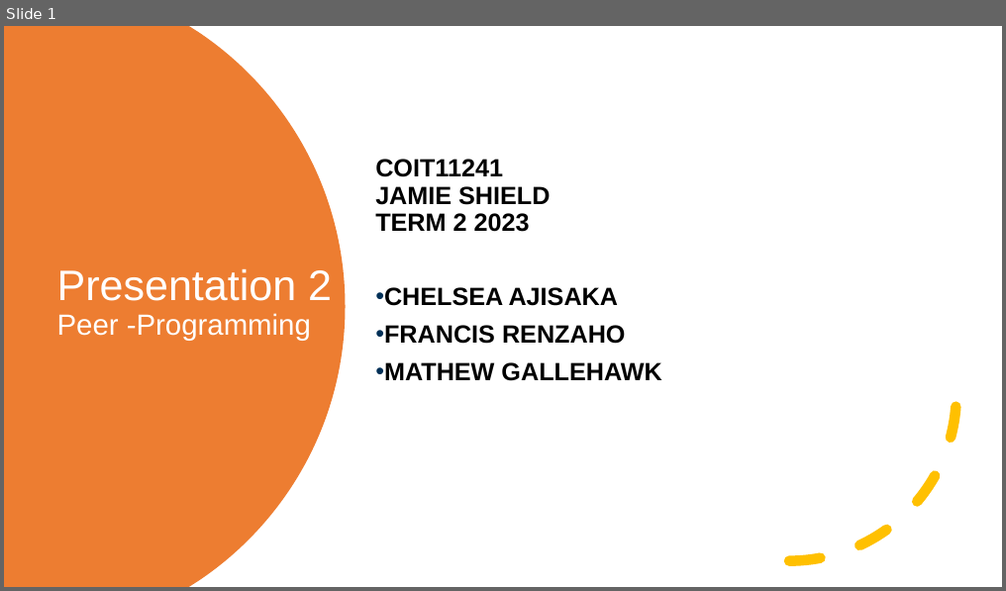
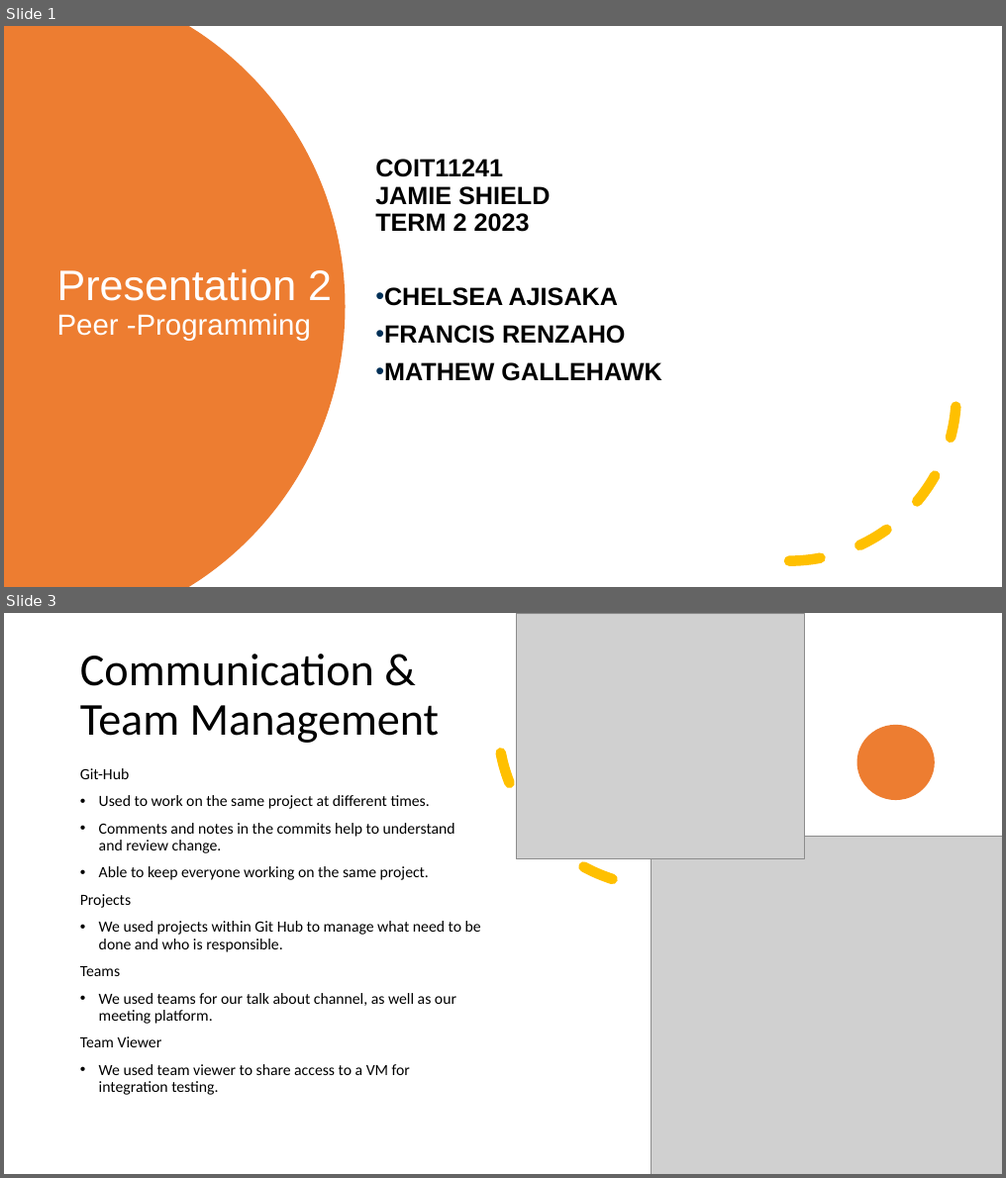
Before and after one commit to MGallehawk/Portfolio, a slide deck: Coit11241 Cyber Security Technologies/peer programing/peer programing presentation.pptx. Shown one above the other, each under a label of ours: slide 1 before the commit, slides 1 and 3 after it; the slides between them are not shown. The pictures are 1006x591 and 1006x1178 pixels, drawn with LibreOffice and Linux fonts; fonts in the diff are those of the drawing; grey boxes stand for pictures. Boxes give left, top, right and bottom in pixels: in the first picture for what was removed or moved away, otherwise in the second. Text is boxed around its words. In the diff, an @@ line names an element or a change of style, - is before the commit and + after.

```diff
--- a/Coit11241 Cyber Security Technologies/peer programing/peer programing presentation.pptx
+++ b/Coit11241 Cyber Security Technologies/peer programing/peer programing presentation.pptx
@@ slide 3 added at (x1=4, y1=613, x2=1002, y2=1174), background #FFFFFF @@
@@ arc (boxed as its full ellipse) added at (x1=470, y1=613, x2=855, y2=915), outline #FFC000 10 pt dashed @@
@@ picture added at (x1=517, y1=613, x2=805, y2=860) @@
@@ title added at (x1=80, y1=654, x2=439, y2=743), 44 pt, text #000000 @@
+Communication & Team Management
@@ ellipse added at (x1=857, y1=725, x2=936, y2=800), fill #ED7D31 @@
@@ text added at (x1=80, y1=768, x2=481, y2=1095), 15 pt, text #000000 @@
+Git-Hub
+• Used to work on the same project at different times.
+• Comments and notes in the commits help to understand and review change.
+• Able to keep everyone working on the same project.
+Projects
+• We used projects within Git Hub to manage what need to be done and who is responsible.
+Teams
+• We used teams for our talk about channel, as well as our meeting platform.
+Team Viewer
+• We used team viewer to share access to a VM for integration testing.
@@ picture added at (x1=650, y1=836, x2=1002, y2=1174) @@
```
Also in this commit, not shown: 1 slide changed, 6 other slides added.
